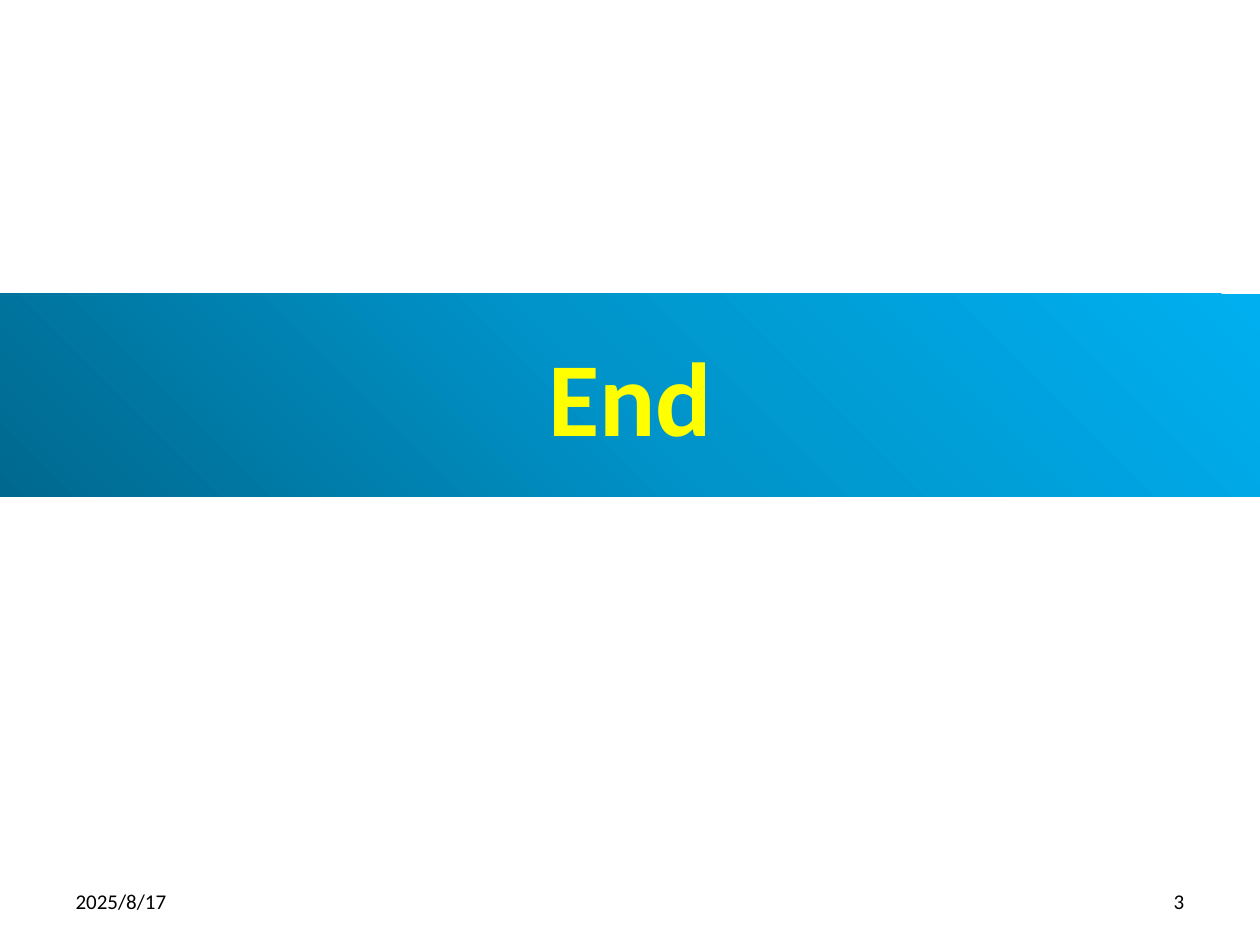
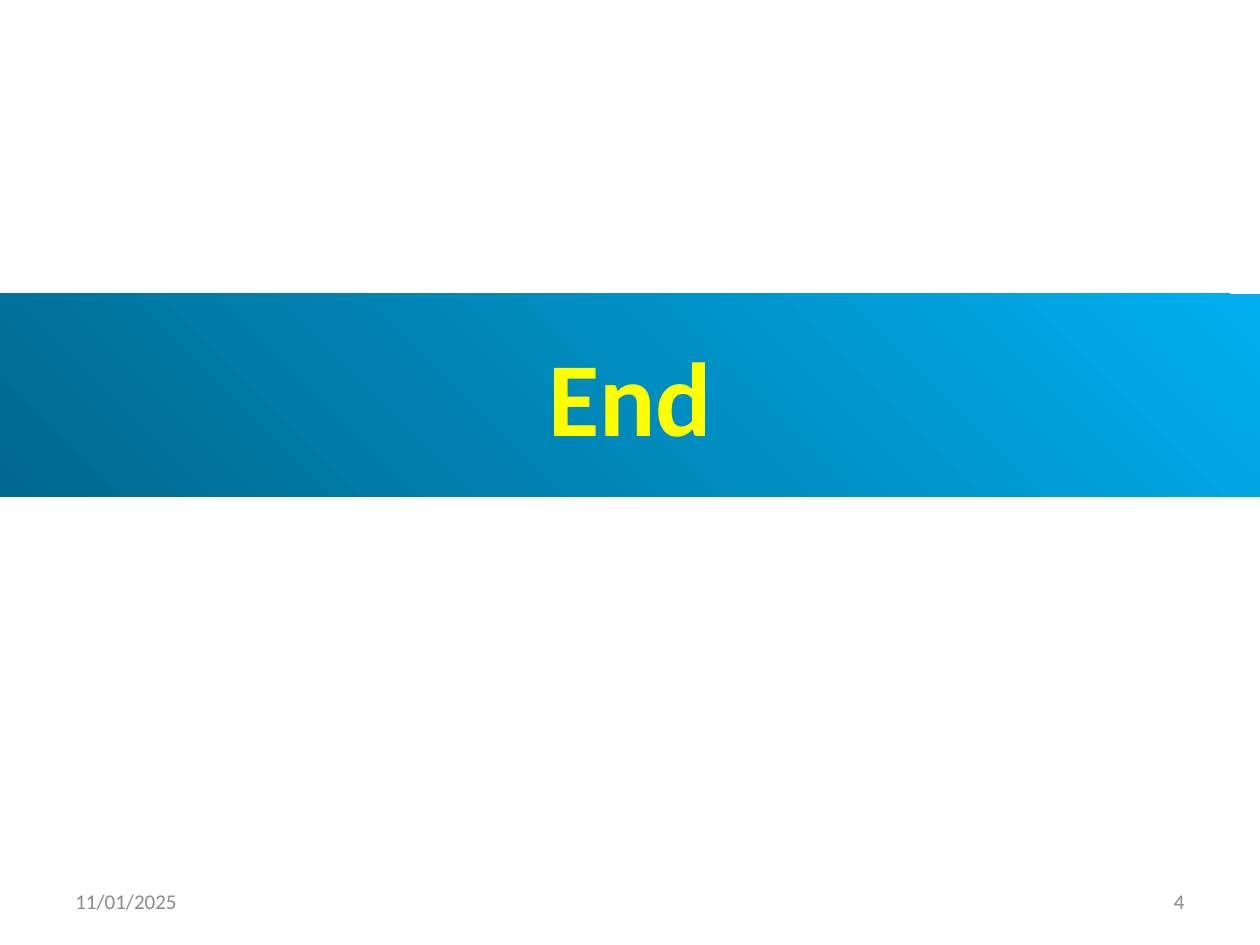
Before and after one commit to peterhchen/1000_Family, a slide deck: slide 4 of Real_Estate/SanJose_90_8th/200_Boundary/00_CountyRecordWebSite.pptx (slide 3 before the commit). Drawn at 1260x945 pixels with LibreOffice and Linux fonts; fonts in the diff are those of the drawing. Boxes give left, top, right and bottom in pixels: in the first picture for what was removed or moved away, otherwise in the second. Text is boxed around its words. In the diff, an @@ line names an element or a change of style, - is before the commit and + after.

```diff
--- a/Real_Estate/SanJose_90_8th/200_Boundary/00_CountyRecordWebSite.pptx
+++ b/Real_Estate/SanJose_90_8th/200_Boundary/00_CountyRecordWebSite.pptx
@@ text at (x1=75, y1=894, x2=176, y2=910): text changed; text colour #000000 to #8B8B8B @@
-2025/8/17
+11/01/2025
@@ page number at (x1=1174, y1=895, x2=1185, y2=909): text changed; text colour #000000 to #8B8B8B @@
-3
+4
```
Also in this commit, not shown: 2 other slides changed, 1 slide added.
